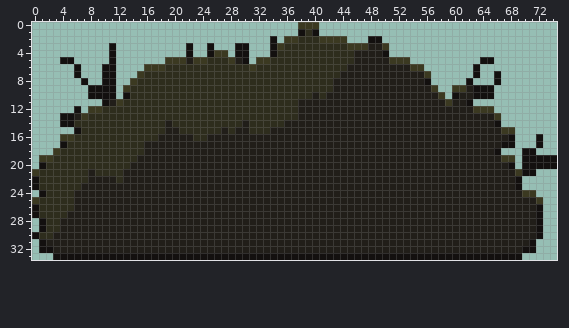
A pixel-art file gets an edit: art/source/park_bush/park_bush.aseprite. This is how it looked before the edit.
75x34 pixels, 1 frame.
After:
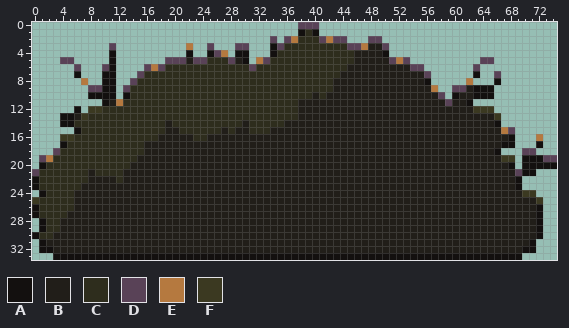
Palette (. is transparent): A #13100f  B #211e19  C #2e2d1d  D #594257  E #b5793f  F #3b3921
Change:
@@ x 0..74 @@
- 0 ......................................FFF..................................
+ 0 ......................................DDD..................................
  1 ......................................ACA..................................
- 2 ..................................A.FFCCCFFFF...AA.........................
- 3 ...........A..........A..A...AA...AFCCCCCCCCCFFFBBF........................
- 4 ...........A..........A..AFF.AA...ACCCCCCCCCCCBBBBA........................
- 5 ....AA.....A.......FFFBFFCCCFBA.FFCCCCCCCCCCCCBBBBBFFF..........AA.........
- 6 ......A...AA....FFFCCCCCCCCCCCCFCCCCCCCCCCCCCBBBBBBBBBFF.......A...........
- 7 ......A...AA...FCCCCCCCCCCCCCCCCCCCCCCCCCCCCBBBBBBBBBBBBF......A..A........
- 8 .......A..AA..FCCCCCCCCCCCCCCCCCCCCCCCCCCCCBBBBBBBBBBBBBA.....A...A........
- 9 ........AAAA.FCCCCCCCCCCCCCCCCCCCCCCCCCCCCCBBBBBBBBBBBBBBF..FFBAAA.........
-10 ........AAAA.ACCCCCCCCCCCCCCCCCCCCCCCCCCBCBBBBBBBBBBBBBBBBF.ABBAAA.........
-11 ..........ABFCCCCCCCCCCCCCCCCCCCCCCCCCBBBBBBBBBBBBBBBBBBBBBFBBA............
+ 2 ..................................D.DECCCDEDD...DD.........................
+ 3 ...........D..........E..D...DD...ADCCCCCCCCCDDEBBD........................
+ 4 ...........A..........A..ADE.AA...ACCCCCCCCCCCBBBBA........................
+ 5 ....DD.....A.......DDDBDDCCCDBA.EDCCCCCCCCCCCCBBBBBDED..........DD.........
+ 6 ......D...DA....DEDCCCCCCCCCCCCDCCCCCCCCCCCCCBBBBBBBBBDD.......D...........
+ 7 ......A...AA...DCCCCCCCCCCCCCCCCCCCCCCCCCCCCBBBBBBBBBBBBD......A..D........
+ 8 .......E..AA..DCCCCCCCCCCCCCCCCCCCCCCCCCCCCBBBBBBBBBBBBBA.....E...A........
+ 9 ........DDAA.DCCCCCCCCCCCCCCCCCCCCCCCCCCCCCBBBBBBBBBBBBBBE..DDBAAA.........
+10 ........AAAA.ACCCCCCCCCCCCCCCCCCCCCCCCCCBCBBBBBBBBBBBBBBBBD.ABBAAA.........
+11 ..........ABECCCCCCCCCCCCCCCCCCCCCCCCCBBBBBBBBBBBBBBBBBBBBBDBBA............
 12 ......A.FFCCCCCCCCCCCCCCCCCCCCCCCCCCCCBBBBBBBBBBBBBBBBBBBBBBBBBFFF.........
@@ x 0..74 @@
 14 ....AACCCCCCCCCCCCCBCCCCCCCCCCBCCCCCBBBBBBBBBBBBBBBBBBBBBBBBBBBBBBA........
-15 ......ACCCCCCCCCCCCBBCCCCCCBCBBCCCBBBBBBBBBBBBBBBBBBBBBBBBBBBBBBBBBFF......
-16 ....FFCCCCCCCCCCCCBBBBBCCBBBBBBBBBBBBBBBBBBBBBBBBBBBBBBBBBBBBBBBBBBBA...A..
+15 ......ACCCCCCCCCCCCBBCCCCCCBCBBCCCBBBBBBBBBBBBBBBBBBBBBBBBBBBBBBBBBED......
+16 ....FFCCCCCCCCCCCCBBBBBCCBBBBBBBBBBBBBBBBBBBBBBBBBBBBBBBBBBBBBBBBBBBA...E..
 17 ....ACCCCCCCCCCCBBBBBBBBBBBBBBBBBBBBBBBBBBBBBBBBBBBBBBBBBBBBBBBBBBBAA...A..
-18 ...FCCCCCCCCCCCCBBBBBBBBBBBBBBBBBBBBBBBBBBBBBBBBBBBBBBBBBBBBBBBBBBA...AA...
-19 .FFCCCCCCCCCCCCBBBBBBBBBBBBBBBBBBBBBBBBBBBBBBBBBBBBBBBBBBBBBBBBBBBBFF.AAAAA
+18 ...DCCCCCCCCCCCCBBBBBBBBBBBBBBBBBBBBBBBBBBBBBBBBBBBBBBBBBBBBBBBBBBA...DD...
+19 .DECCCCCCCCCCCCBBBBBBBBBBBBBBBBBBBBBBBBBBBBBBBBBBBBBBBBBBBBBBBBBBBBFF.AAADD
 20 .ACCCCCCCCCCCCBBBBBBBBBBBBBBBBBBBBBBBBBBBBBBBBBBBBBBBBBBBBBBBBBBBBBBA.AAAAA
-21 FCCCCCCCBCCCCBBBBBBBBBBBBBBBBBBBBBBBBBBBBBBBBBBBBBBBBBBBBBBBBBBBBBBBBFAA...
+21 DCCCCCCCBCCCCBBBBBBBBBBBBBBBBBBBBBBBBBBBBBBBBBBBBBBBBBBBBBBBBBBBBBBBBDAA...
 22 ACCCCCCCBBBBCBBBBBBBBBBBBBBBBBBBBBBBBBBBBBBBBBBBBBBBBBBBBBBBBBBBBBBBBA.....
